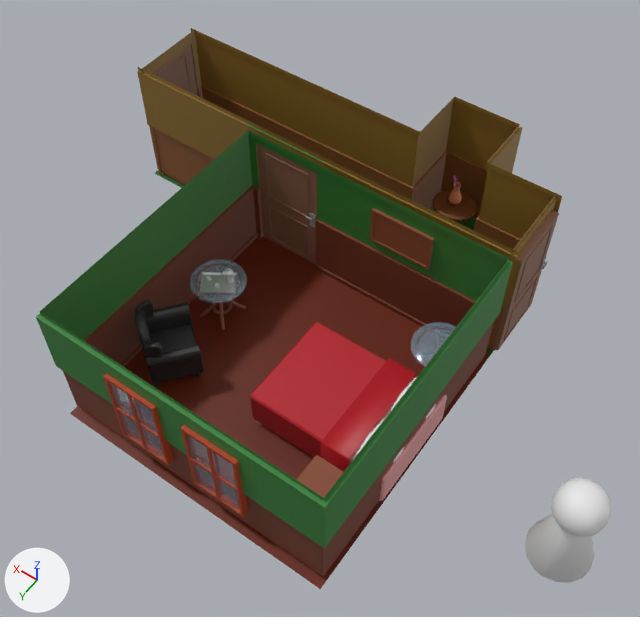
Before and after pictures for a commit that changed the FBX model jogo/Assets/Models/quarto.fbx.
Both versions are drawn from a camera (50 mm lens) standing at (-3.16, 5.03, 9.94) and looking at (0.98, -0.77, 0.83). Lighting does not change. The marker at lower left points along +X, +Y and +Z. Where no turn or scale is listed for an object, it has been applied to the vertices. Vertices at the same position are counted once.

Before the edit, the objects in view are built like this:
```python
me_cube_012 = bpy.data.meshes.new('Cube.012')
me_cube_012.from_pydata(...)  # 130 vertices, 118 faces; spans x -0.5..0.5, y -0.1..0.1, z -0.93..0.93
# faces by material slot: [80, 38]
me_cube_012.materials.append(mat_porta)  # brown #8f6651
me_cube_012.materials.append(mat_macaneta)  # grey #9f9f9f
me_cube_015 = bpy.data.meshes.new('Cube.015')
me_cube_015.from_pydata(...)  # 100 vertices, 98 faces; spans x -0.37..0.37, y -0.049..0.049, z 0.486..1.746
# faces by material slot: [8, 90]
me_cube_015.materials.append(mat_vrido)  # blue #a6cfe7
me_cube_015.materials.append(mat_janela)  # brown #ae3900
me_cube_016 = bpy.data.meshes.new('Cube.016')
me_cube_016.from_pydata(...)  # 100 vertices, 98 faces; spans x -0.37..0.37, y -0.049..0.049, z 0.486..1.746
# faces by material slot: [8, 90]
me_cube_016.materials.append(mat_vrido)  # blue #a6cfe7
me_cube_016.materials.append(mat_janela)  # brown #ae3900
me_cylinder_003 = bpy.data.meshes.new('Cylinder.003')
me_cylinder_003.from_pydata(...)  # 434 vertices, 423 faces; spans x -0.402..0.402, y -0.402..0.402, z -0.002..1.444
ob_base = bpy.data.objects.new('Base', me_cylinder_003)
ob_base.location = (-3.0, 0.0, 0.0)
ob_janela = bpy.data.objects.new('Janela', me_cube_015)
ob_janela.location = (0.47, 1.93, 0.0)
ob_janela_001 = bpy.data.objects.new('Janela.001', me_cube_016)
ob_janela_001.location = (1.6, 1.93, 0.0)
ob_porta = bpy.data.objects.new('Porta', me_cube_012)
ob_porta.location = (2.37, -1.98, 0.92)
# also in view: 'PortaEntrada' at (5.11, -2.63, 0.91); 'Paredes' at (2.05, -1.12, 1.0); 'Mesa.001' at (-0.57, -1.24, 0.38); 'PortaSaida' at (-1.0, -2.63, 0.91); 'Cabeceira' at (-0.52, 1.28, 0.33)
```
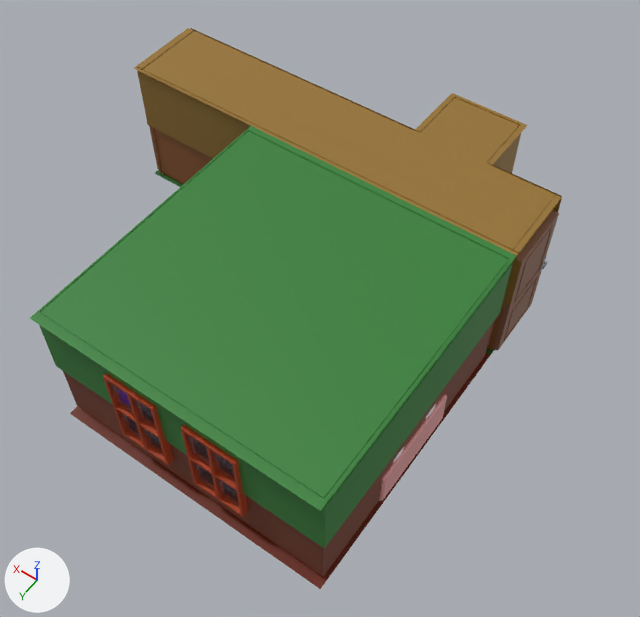
Where the change shows, as pixel boxes (x1, y1, x2, y2) in the pictures (640 x 617 px; the box of a moved part takes in the faces that stretch with it):
'TetoQuarto', added (green)
    after: (30, 126, 516, 511)
'TetoCorredor', added (brown)
    after: (134, 28, 562, 256)
'Base', deleted
    before: (524, 478, 611, 583)
part 1 of me_cube_016, moved or reshaped
    both: (106, 380, 165, 461)
part 2 of me_cube_015, moved or reshaped
    both: (184, 432, 240, 513)
'Paredes', unchanged, covered by the edit
    before: (36, 28, 562, 576)
    after: (39, 28, 562, 576)
'ChaoQuarto', unchanged, covered by the edit
    before: (70, 236, 490, 589)
    after: (70, 353, 490, 589)
'Cama', unchanged, covered by the edit
    before: (250, 322, 447, 501)
    after: (379, 395, 447, 501)
'Porta', unchanged, covered by the edit
    before: (257, 144, 317, 265)

Edits to the bpy script that builds the scene:
```text
Change me_cube_016:
    used by ob_janela_001; location = (1.6, 1.93, 0.0)
    remove me_cube_016.from_pydata(...)  # 100 vertices, 98 faces; spans x -0.37..0.37, y -0.049..0.049, z 0.486..1.746
    add me_cube_016.from_pydata(...)  # 84 vertices, 94 faces; spans x -0.37..0.37, y -0.049..0.049, z 0.486..1.746
    me_cube_016 part 1
    16 vertices are removed from x -0.332..0.332, y 0.027, z 0.524..1.707
    20 faces are deleted
    16 vertices in x -0.332..0.332, y -0.027, z 0.524..1.707 move by (0.0, 0.027, 0.0)
    16 new faces join them, mat_janela (brown #ae3900)
Change me_cube_015:
    used by ob_janela; location = (0.47, 1.93, 0.0)
    remove me_cube_015.from_pydata(...)  # 100 vertices, 98 faces; spans x -0.37..0.37, y -0.049..0.049, z 0.486..1.746
    add me_cube_015.from_pydata(...)  # 84 vertices, 94 faces; spans x -0.37..0.37, y -0.049..0.049, z 0.486..1.746
    me_cube_015 part 2
    16 vertices are removed from x -0.332..0.332, y 0.027, z 0.524..1.707
    20 faces are deleted
    16 vertices in x -0.332..0.332, y -0.027, z 0.524..1.707 move by (0.0, 0.027, 0.0)
    16 new faces join them, mat_janela (brown #ae3900)
Add me_plane_002:
    me_plane_002.from_pydata([(-2.0, -2.0, 0.0), (0.17, -2.0, 0.0), (-2.0, -3.19, 0.0), (0.17, -3.19, 0.0), (4.14, -2.0, 0.0), (4.14, -3.19, 0.0), (-1.01, -2.0, 0.0), (-1.01, -3.19, 0.0), (0.15, -4.17, 0.0), (-1.02, -4.17, 0.0)], [], [(6, 7, 2, 0), (1, 4, 5, 3), (1, 3, 7, 6), (3, 8, 9, 7)])
    me_plane_002.materials.append(mat_paredecorredor)  # brown #977330
Add me_plane_003:
    me_plane_003.from_pydata([(-2.0, -2.0, 0.0), (2.0, -2.0, 0.0), (-2.0, 2.0, 0.0), (2.0, 2.0, 0.0)], [], [(0, 2, 3, 1)])
    me_plane_003.materials.append(mat_paredequarto)  # green #368137
Remove ob_base:
    ob_base = bpy.data.objects.new('Base', me_cylinder_003)
    ob_base.location = (-3.0, 0.0, 0.0)
Add ob_tetocorredor:
    ob_tetocorredor = bpy.data.objects.new('TetoCorredor', me_plane_002)
    ob_tetocorredor.location = (1.0, 0.0, 2.04)
Add ob_tetoquarto:
    ob_tetoquarto = bpy.data.objects.new('TetoQuarto', me_plane_003)
    ob_tetoquarto.location = (1.0, 0.0, 2.04)
```
